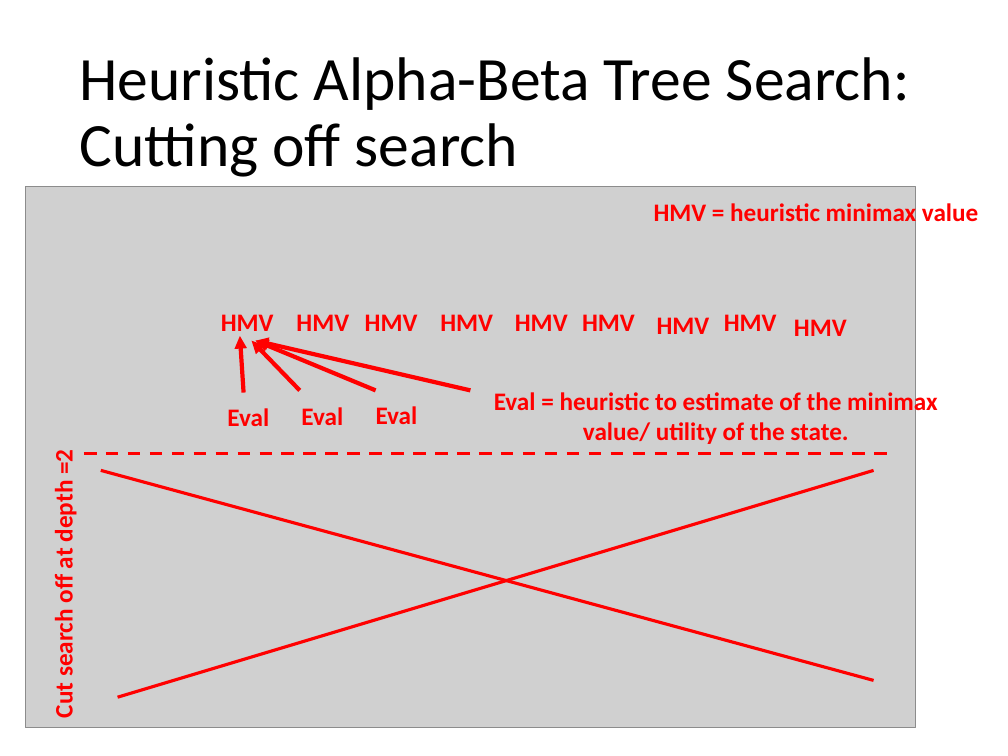
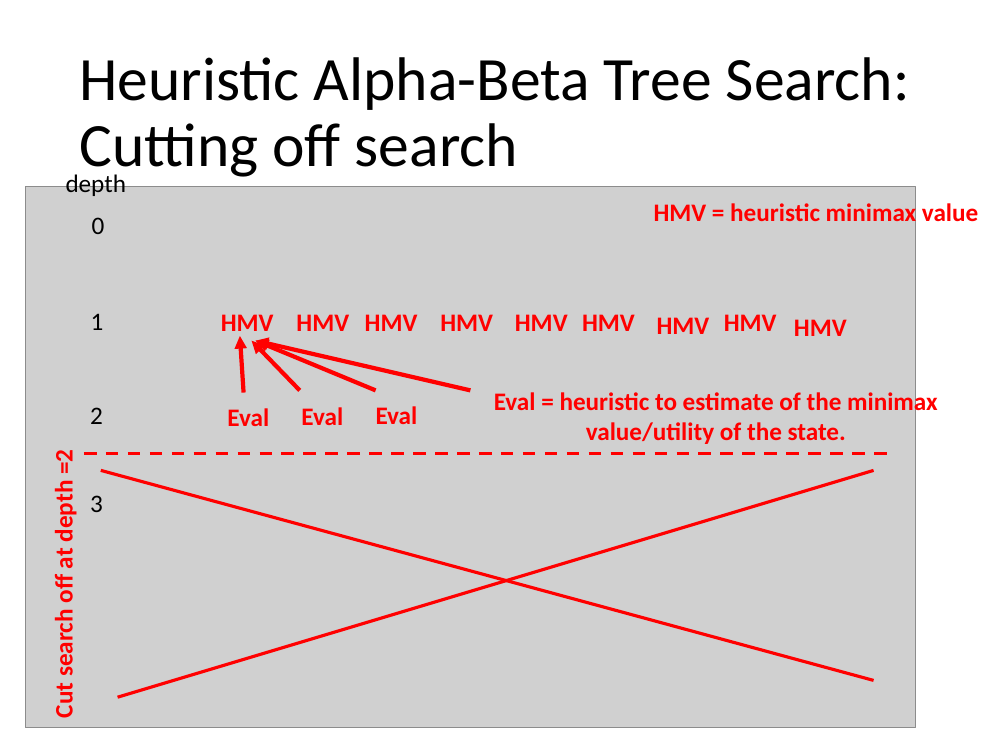
Before and after one commit to mhahsler/CS7320-AI, a slide deck: slide 25 of slides/05_games.pptx (slide 24 before the commit). Drawn at 1008x756 pixels with LibreOffice and Linux fonts; fonts in the diff are those of the drawing; grey boxes stand for pictures. Boxes give left, top, right and bottom in pixels: in the first picture for what was removed or moved away, otherwise in the second. Text is boxed around its words. In the diff, an @@ line names an element or a change of style, - is before the commit and + after.

```diff
--- a/slides/05_games.pptx
+++ b/slides/05_games.pptx
@@ text added at (x1=66, y1=172, x2=127, y2=196), 18 pt, text #000000 @@
+depth
@@ text added at (x1=92, y1=217, x2=105, y2=234), 18 pt, text #000000 @@
+0
@@ text added at (x1=91, y1=313, x2=104, y2=330), 18 pt, text #000000 @@
+1
@@ text at (x1=494, y1=389, x2=938, y2=444): spaces changed @@
-Eval = heuristic to estimate of the minimax value/ utility of the state.
+Eval = heuristic to estimate of the minimax value/utility of the state.
@@ text added at (x1=90, y1=407, x2=103, y2=424), 18 pt, text #000000 @@
+2
@@ text added at (x1=90, y1=495, x2=103, y2=512), 18 pt, text #000000 @@
+3
```
Also in this commit, not shown: 17 other slides changed, 1 slide added, 1 other file.
